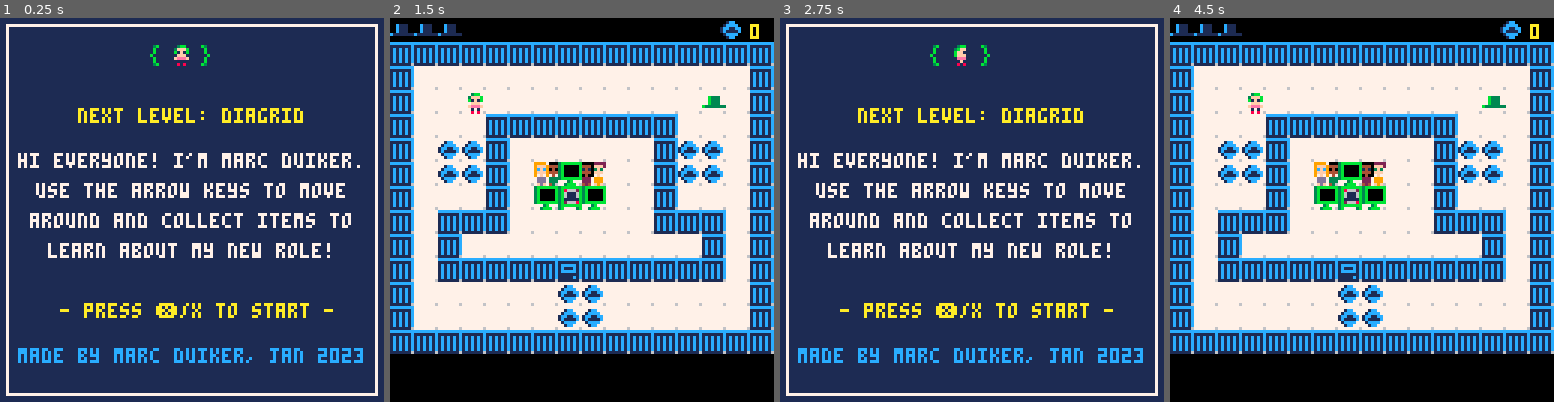
Above: before the commit, frames 1-4 (left to right).
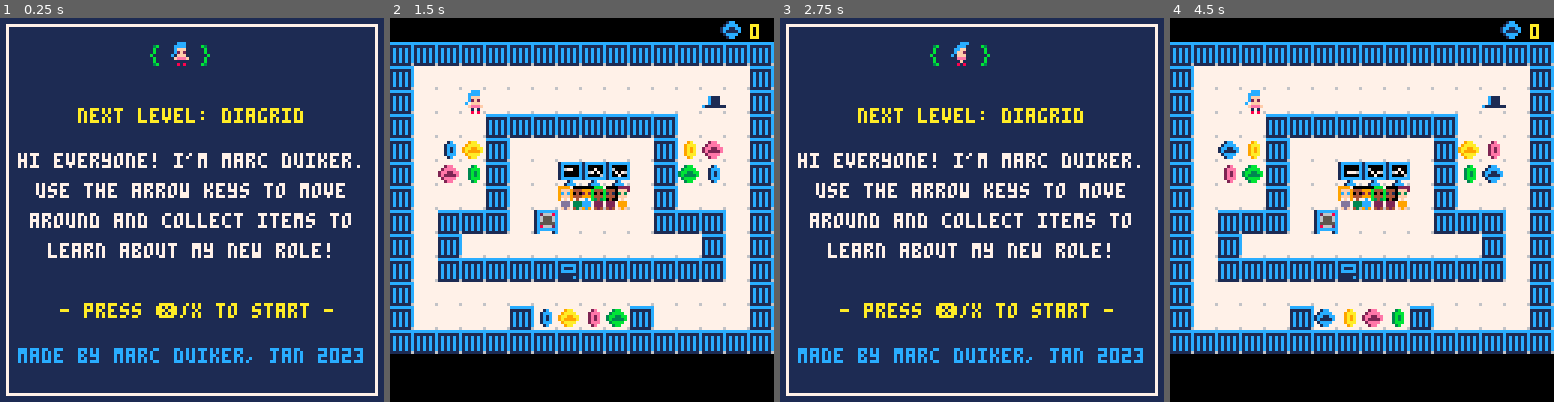
Above: after the commit, the same moments.

Repository: marcduiker/pico-8-games
Game: PICO-8 cartridge carts/dapr/dapr.p8
Two runs of this game, one before a commit and one after it. Both use one fixed random seed, a clock stepped at 60 frames per second and the inputs below.
Inputs:
- Up to frame 1 (0.25 s): no input
- Up to frame 2 (1.5 s): tap X (X key) at 0.33, 1.07 s; tap O (Z key) at 0.7 s
- Up to frame 3 (2.75 s): hold Right 1.6-2.1 s; tap O (Z key) at 1.7, 2.1, 2.5 s; tap X (X key) at 1.85 s; hold Up 2.15-2.42 s; hold Right from 2.47 s (still down)
- Up to frame 4 (4.5 s): tap O (Z key) every 0.4 s from 2.9 to 4.1 s; tap X (X key) at 2.97, 4.08 s; release Right at 3.03 s; hold Left 3.08-3.58 s; hold Down 3.63-3.97 s; hold Right from 4.02 s (still down)

The runs differ from the first frame. In frame 1, less than 0.1% of the frame differs, in the area x 44-50%, y 6-11%; in frame 2, 6.6%, in the area x 0-88%, y 1-82%; in frame 3, less than 0.1%; in frame 4, 6.4%.

Commit message:
Animate tiles
Signed-off-by: Marc Duiker <marcduiker@users.noreply.github.com>

Diff:
--- a/carts/dapr/dapr.p8
+++ b/carts/dapr/dapr.p8
@@ -322,6 +322,7 @@
 			if ishat(destx,desty) then
 				p.hashat=true
 				p.hatspr=getsmallhat(mget(destx,desty))
+				p.section.serverspr=p.section.servertileopen
 			end
 			mset(destx,desty,63)
 			p.x+=_dx
@@ -465,21 +466,35 @@
 function init_map()
 	section1={
 		id=1,
+		camerax=16*8*0,
+		cameray=0,
+		mapx=0,
+		mapy=0,
 		isdooropen=false,
 		doorx=7,
 		doory=10,
 		opendoorspr=32,
 		closeddoorspr=16,
-		arrowx=9,
-		arrowy=6,
-		arrowspr=37,
+		serverx=6,
+		servery=8,
+		servertileclosed=tiles.server_blue_red,
+		servertileopen=tiles.server_blue_green,
+		serverspr=tiles.server_blue_red,
 		hasplayed=false,
 		respawnx=7,
 		respawny=8,
 		score=0,
 		scorespr=56,
 		maxscore=12,
-		portalspr={89,90,91,92,93}}
+		bug1x=13,
+		bug1y=4,
+		bug1dir=0,
+		bug2x=2,
+		bug2y=7,
+		bug2dir=3,
+		bug3x=10,
+		bug3y=12,
+		bug3dir=1}
 	section2={
 		id=2,
 		isdooropen=false,
@@ -546,16 +561,79 @@
 	sections={section1,section2,section3,section4}
 end
 
+tiles={
+	server_blue_red=71,
+	server_blue_green=73
+}
+
+local tile_types={
+	wall=0,
+	collectable=1,
+	score=2,
+	hat=3,
+	server=4,
+	bug=5,
+	anim_state_1=6,
+	anim_state_2=7
+}
+
+local speed={
+	slow=30,
+	medium=15,
+	fast=7
+}
+
 function draw_map()
 	map(0,0)
+	camera(p.section.camerax,p.section.cameray)
  draw_tiles()
+ if t%speed.medium==0 then
+ 	animate_tiles()
+ end
 end
 
 function draw_tiles()
 	if p.section.isdooropen then
 		mset(p.section.doorx,p.section.doory,p.section.opendoorspr)
 	end
-end
+
+	mset(p.section.serverx,p.section.servery,p.section.serverspr)
+end
+
+function animate_tiles()
+	for x=p.section.mapx,p.section.mapx+15 do
+		for y=p.section.mapy,p.section.mapy+15 do
+			if is_anim_state_1(x,y) then
+				swap_tiles(x,y)
+			elseif is_anim_state_2(x,y) then
+				unswap_tiles(x,y)
+			end
+		end
+	end
+end
+
+function is_anim_state_1(x,y)
+	local tile=mget(x,y)
+	return fget(tile,tile_types.anim_state_1)
+end
+
+function is_anim_state_2(x,y)
+	local tile=mget(x,y)
+	return fget(tile,tile_types.anim_state_2)
+end
+
+
+--animated tiles need to be next to each other
+function swap_tiles(x,y)
+	local tile=mget(x,y)
+	mset(x,y,tile+1)
+end
+
+function unswap_tiles(x,y)
+	local tile=mget(x,y)
+	mset(x,y,tile-1)
+end
+
 -->8
 -- tools
 
@@ -770,22 +848,22 @@
 
 
 __gff__
-00000000000000000a0a0a0a0202020201010101000000000000000000000000000000000000000006060606010101020101010100000000000202020000000000000001010101010100000505040000000000000101010101000005050400000000000a00000000000000050504000000000000000000000000000505040000
-0000000000000000000000000000000000000000000000000000000000000000000000000000000000000000000000000000000000000000000000000000000000000000000000000000000000000000000000000000000000000000000000000000000000000000000000000000000000000000000000000000000000000000
+00000000000000000a0a0a0a02020202010101010000000000000000000000000000000000000000000000000101010201010101000000000002020200000000000000418141815191418146860000000000000001418151914181468600000000000000000000000000004686000000000a0000000000000000004686000000
+60a0000000000000000000000000000000000000000000000000000000000000000000000000000000000000000000000000000000000000000000000000000000000000000000000000000000000000000000000000000000000000000000000000000000000000000000000000000000000000000000000000000000000000
 __map__
 6363630000000000000000000000000000000000000000000000000000000000000000000000000000000000000000000000000000000000000000000000000000000000000000000000000000000000000000000000000000000000000000000000000000000000000000000000000000000000000000000000000000000000
 3030303030303030303030303030303000000000000000000000000000000000000000000000000000000000000000000000000000000000000000000000000000000000000000000000000000000000000000000000000000000000000000000000000000000000000000000000000000000000000000000000000000000000
 303f3f3f3f3f3f3f3f3f3f3f3f3f3f3000000000000000000000000000000000000000000000000000000000000000000000000000000000000000000000000000000000000000000000000000000000000000000000000000000000000000000000000000000000000000000000000000000000000000000000000000000000
-303f3f3f3f3f3f3f3f3f3f3f3f093f3000000000000000000000000000000000000000000000000000000000000000000000000000000000000000000000000000000000000000000000000000000000000000000000000000000000000000000000000000000000000000000000000000000000000000000000000000000000
+303f3f3f3f3f3f3f3f3f3f3f3f083f3000000000000000000000000000000000000000000000000000000000000000000000000000000000000000000000000000000000000000000000000000000000000000000000000000000000000000000000000000000000000000000000000000000000000000000000000000000000
 303f3f3f30303030303030303f3f3f3000000000000000000000000000000000000000000000000000000000000000000000000000000000000000000000000000000000000000000000000000000000000000000000000000000000000000000000000000000000000000000000000000000000000000000000000000000000
-303f2828303f3f3f3f3f3f3028283f3000000000000000000000000000000000000000000000000000000000000000000000000000000000000000000000000000000000000000000000000000000000000000000000000000000000000000000000000000000000000000000000000000000000000000000000000000000000
-303f2828303f2c532e3f3f3028283f3000000000000000000000000000000000000000000000000000000000000000000000000000000000000000000000000000000000000000000000000000000000000000000000000000000000000000000000000000000000000000000000000000000000000000000000000000000000
-303f3f3f303f5357533f3f303f3f3f3000000000000000000000000000000000000000000000000000000000000000000000000000000000000000000000000000000000000000000000000000000000000000000000000000000000000000000000000000000000000000000000000000000000000000000000000000000000
-303f3030303f3f3f3f3f3f3030303f3000000000000000000000000000000000000000000000000000000000000000000000000000000000000000000000000000000000000000000000000000000000000000000000000000000000000000000000000000000000000000000000000000000000000000000000000000000000
+303f4b6c303f3f3f3f3f3f306b7c3f3000000000000000000000000000000000000000000000000000000000000000000000000000000000000000000000000000000000000000000000000000000000000000000000000000000000000000000000000000000000000000000000000000000000000000000000000000000000
+303f7c5b303f3f4445463f305c4b3f3000000000000000000000000000000000000000000000000000000000000000000000000000000000000000000000000000000000000000000000000000000000000000000000000000000000000000000000000000000000000000000000000000000000000000000000000000000000
+303f3f3f303f3f2c2d2e3f303f3f3f3000000000000000000000000000000000000000000000000000000000000000000000000000000000000000000000000000000000000000000000000000000000000000000000000000000000000000000000000000000000000000000000000000000000000000000000000000000000
+303f3030303f473f3f3f3f3030303f3000000000000000000000000000000000000000000000000000000000000000000000000000000000000000000000000000000000000000000000000000000000000000000000000000000000000000000000000000000000000000000000000000000000000000000000000000000000
 303f303f3f3f3f3f3f3f3f3f3f303f3000000000000000000000000000000000000000000000000000000000000000000000000000000000000000000000000000000000000000000000000000000000000000000000000000000000000000000000000000000000000000000000000000000000000000000000000000000000
 303f3030303030103030303030303f3000000000000000000000000000000000000000000000000000000000000000000000000000000000000000000000000000000000000000000000000000000000000000000000000000000000000000000000000000000000000000000000000000000000000000000000000000000000
-303f3f3f3f3f3f28283f3f3f3f3f3f3000000000000000000000000000000000000000000000000000000000000000000000000000000000000000000000000000000000000000000000000000000000000000000000000000000000000000000000000000000000000000000000000000000000000000000000000000000000
-303f3f3f3f3f3f28283f3f3f3f3f3f3000000000000000000000000000000000000000000000000000000000000000000000000000000000000000000000000000000000000000000000000000000000000000000000000000000000000000000000000000000000000000000000000000000000000000000000000000000000
+303f3f3f3f3f3f3f3f3f3f3f3f3f3f3000000000000000000000000000000000000000000000000000000000000000000000000000000000000000000000000000000000000000000000000000000000000000000000000000000000000000000000000000000000000000000000000000000000000000000000000000000000
+303f3f3f3f304b6c7b5c303f3f3f3f3000000000000000000000000000000000000000000000000000000000000000000000000000000000000000000000000000000000000000000000000000000000000000000000000000000000000000000000000000000000000000000000000000000000000000000000000000000000
 3030303030303030303030303030303000000000000000000000000000000000000000000000000000000000000000000000000000000000000000000000000000000000000000000000000000000000000000000000000000000000000000000000000000000000000000000000000000000000000000000000000000000000
 
 
Not shown, changed: 55 lines of the sprite sheet (__gfx__) section of carts/dapr/dapr.p8
